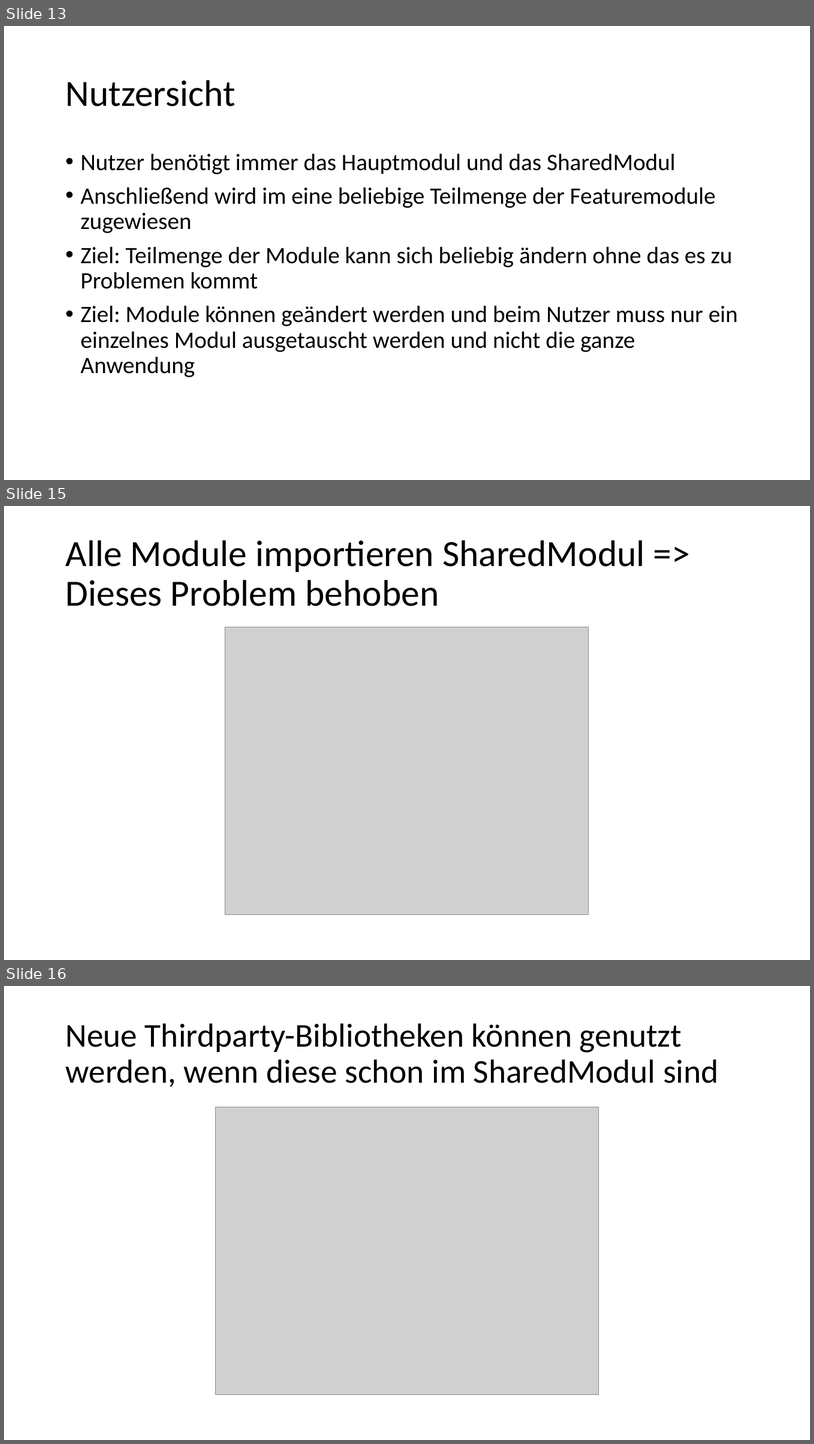
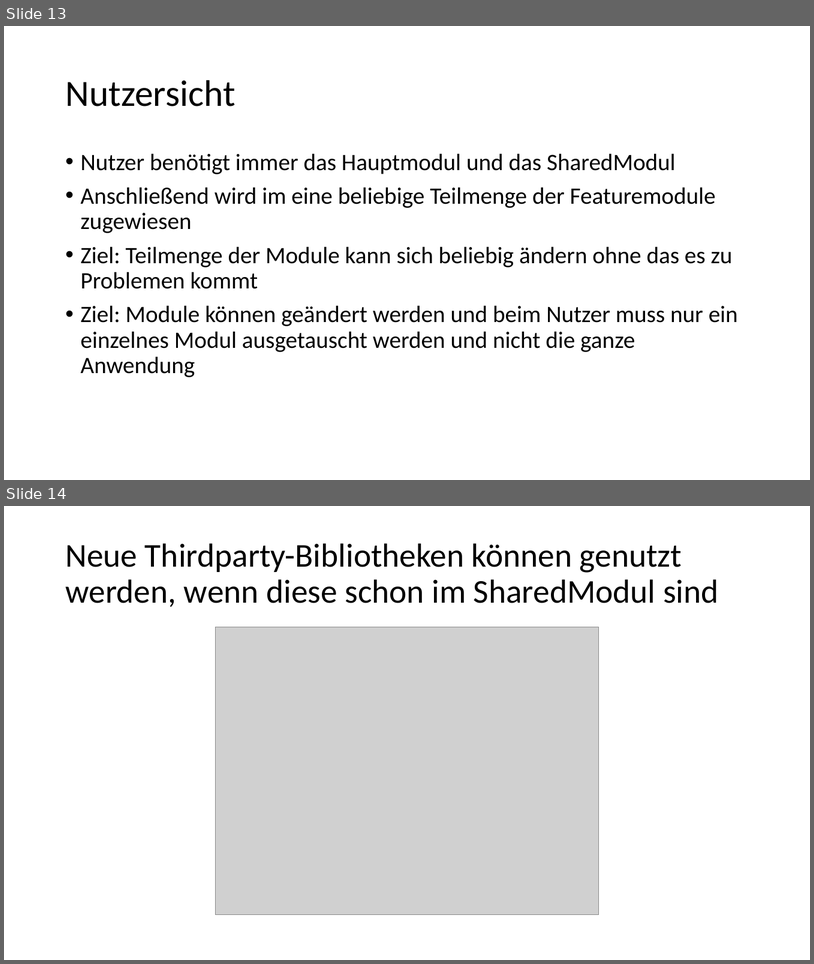
Before and after one commit to EnnoLohmann/AngularChunkReplacement, a slide deck: ChunkReplacement.pptx. Shown one above the other, each under a label of ours: slides 13, 15 and 16 before the commit, slides 13 and 14 after it; the slides between them are not shown. The pictures are 814x1444 and 814x964 pixels, drawn with LibreOffice and Linux fonts; fonts in the diff are those of the drawing; grey boxes stand for pictures. Boxes give left, top, right and bottom in pixels: in the first picture for what was removed or moved away, otherwise in the second. Text is boxed around its words. In the diff, an @@ line names an element or a change of style, - is before the commit and + after.

```diff
--- a/ChunkReplacement.pptx
+++ b/ChunkReplacement.pptx
@@ slide 15 removed at (4, 506, 810, 960), background #FFFFFF @@
@@ title removed at (65, 540, 645, 606) @@
-Alle Module importieren SharedModul => Dieses Problem behoben
@@ picture removed at (225, 627, 589, 915) @@
@@ what was slide 16 is now slide 14 @@
```
Also in this commit, not shown: 7 slides changed, 4 slides added, 4 other slides removed.
